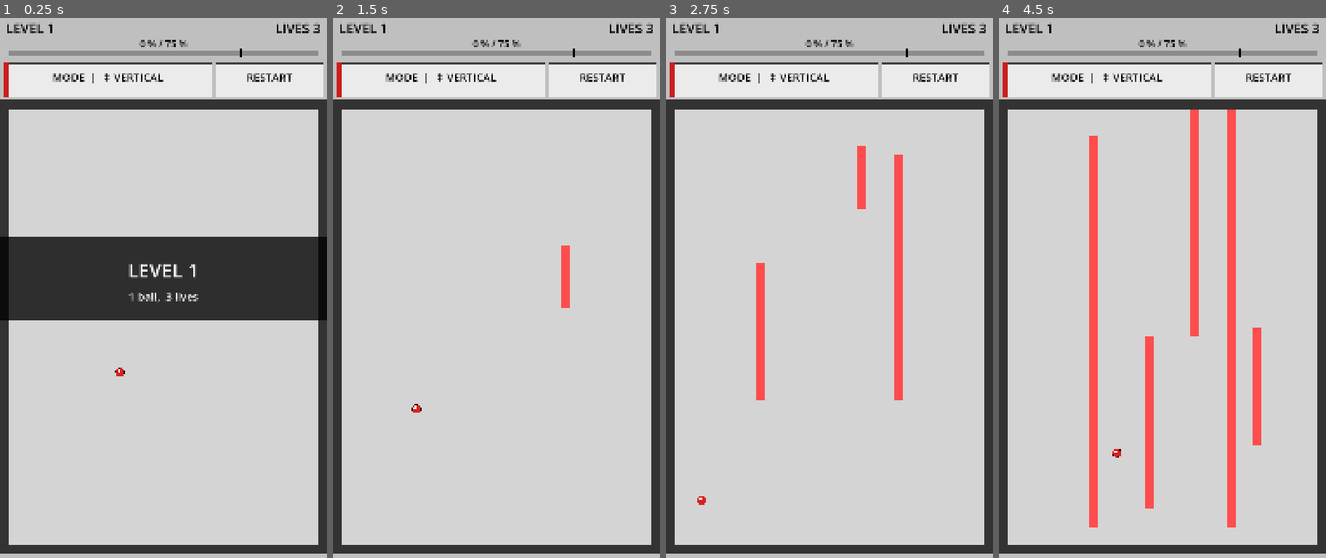
Above: before the commit, frames 1-4 (left to right).
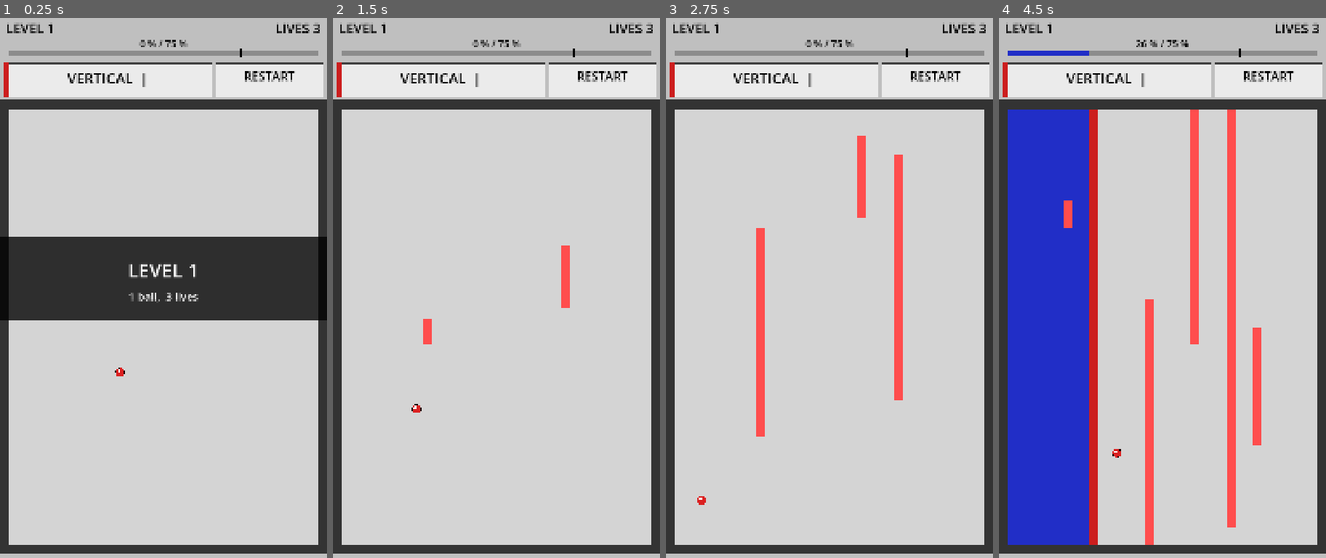
Above: after the commit, the same moments.

Repository: Matswm86/jezzball
Game: Godot game, scene res://scenes/Game.tscn
Two runs of this game, one before a commit and one after it. Both use one fixed random seed, a clock stepped at 60 frames per second and the inputs below.
Inputs (mouse positions are in pixels of both pictures, inside the frame that each line leads up to):
- Up to frame 1 (0.25 s): no input
- Up to frame 2 (1.5 s): tap Enter at 0.5 s; move the mouse to (568, 271) at 0.52 s; click (568, 271) at 0.67 s; drag from (431, 331) to (480, 417) at 1.27 s
- Up to frame 3 (2.75 s): move the mouse to (862, 174) at 2.02 s; click (862, 174) at 2.17 s
- Up to frame 4 (4.5 s): drag from (1146, 417) to (1064, 217) at 2.77 s; move the mouse to (1260, 390) at 3.52 s; click (1260, 390) at 3.67 s; drag from (1064, 217) to (1113, 158) at 4.27 s

The runs differ from the first frame. In frame 1, 0.6% of the frame differs, in the area x 16-90%, y 9-13%; in frame 2, 0.8%; in frame 3, 1.1%; in frame 4, 24%, in the area x 2-90%, y 4-98%.

Commit message:
v0.7.1: ship original v0.2 (with toggle) under jezzball-fresh.apk
User has never actually visually confirmed the full game running on their
phone — every "real game" build returned white. Falling all the way back to
v0.2 (toggle button + saturated palette), shipped under the renamed APK
filename, to determine whether v0.2 itself ever worked or whether my full
game has had a class-load bug since the very first restoration.

If user sees the game with toggle → v0.2 is fine, v0.4+ gesture changes
broke class-load. We then re-add gesture from a known-good base.
If user sees white → my full game has had a class-load bug since v0.1, and
we bisect by reintroducing chunks of v0.2 onto the v0.6 minimal baseline.

Co-Authored-By: Claude Opus 4.7 (1M context) <noreply@anthropic.com>

Diff:
--- a/scripts/Game.gd
+++ b/scripts/Game.gd
@@ -51,6 +51,7 @@
 var play_total := 0
 var state: int = GameState.PLAYING
 var intro_timer := 0.0
+var btn_toggle_flash := 0.0
 var btn_restart_flash := 0.0
 
 var lbl_level: Label
@@ -63,25 +64,19 @@
 var overlay_box: ColorRect
 
 # Control button rects, computed once in _ready.
-var rect_mode: Rect2
+var rect_toggle: Rect2
 var rect_restart: Rect2
-
-# Gesture state: track press location and which cell it landed on (if any).
-# Plain ints + Vector2 to avoid the Vector2i.ZERO / class-const tricks.
-var touch_down_x := 0.0
-var touch_down_y := 0.0
-var touch_cell_x := -1
-var touch_cell_y := -1
 
 func _ready() -> void:
 	randomize()
+	# Toggle takes 66%, Restart takes 33% of the control row.
 	var pad := 12.0
 	var ctrl_top := HUD_H + 8
 	var ctrl_h := CTRL_H - 16
-	var mode_w := (FIELD_W - 3 * pad) * 0.66
-	var restart_w := (FIELD_W - 3 * pad) - mode_w
-	rect_mode = Rect2(pad, ctrl_top, mode_w, ctrl_h)
-	rect_restart = Rect2(pad + mode_w + pad, ctrl_top, restart_w, ctrl_h)
+	var toggle_w := (FIELD_W - 3 * pad) * 0.66
+	var restart_w := (FIELD_W - 3 * pad) - toggle_w
+	rect_toggle = Rect2(pad, ctrl_top, toggle_w, ctrl_h)
+	rect_restart = Rect2(pad + toggle_w + pad, ctrl_top, restart_w, ctrl_h)
 	_build_ui()
 	_start_level(1)
 
@@ -102,9 +97,9 @@
 	lbl_lives = _make_label(Vector2(FIELD_W - 520, 18), 500, 44, HORIZONTAL_ALIGNMENT_RIGHT)
 	# HUD bottom row: percent text centered above progress bar
 	lbl_pct = _make_label(Vector2(0, 78), FIELD_W, 32, HORIZONTAL_ALIGNMENT_CENTER)
-	# Mode-indicator panel (read-only) + restart button.
-	lbl_orient = _make_label(rect_mode.position + Vector2(0, 18), rect_mode.size.x, 36, HORIZONTAL_ALIGNMENT_CENTER)
-	lbl_restart = _make_label(rect_restart.position + Vector2(0, 18), rect_restart.size.x, 36, HORIZONTAL_ALIGNMENT_CENTER)
+	# Toggle and restart button labels
+	lbl_orient = _make_label(rect_toggle.position + Vector2(0, 12), rect_toggle.size.x, 48, HORIZONTAL_ALIGNMENT_CENTER)
+	lbl_restart = _make_label(rect_restart.position + Vector2(0, 12), rect_restart.size.x, 40, HORIZONTAL_ALIGNMENT_CENTER)
 	lbl_restart.text = "RESTART"
 	# Overlay backdrop + title/sub labels
 	overlay_box = ColorRect.new()
@@ -163,6 +158,8 @@
 			_update_balls(delta)
 			_check_wall_hits()
 			_check_win()
+	if btn_toggle_flash > 0.0:
+		btn_toggle_flash = max(0.0, btn_toggle_flash - delta * 4.0)
 	if btn_restart_flash > 0.0:
 		btn_restart_flash = max(0.0, btn_restart_flash - delta * 4.0)
 	_refresh_ui()
@@ -177,7 +174,7 @@
 	if play_total > 0:
 		pct = int(round(float(captured) / float(play_total) * 100.0))
 	lbl_pct.text = "%d %% / %d %%" % [pct, int(TARGET * 100)]
-	lbl_orient.text = ("MODE  |  ↕ VERTICAL" if orient_vertical else "MODE  |  ↔ HORIZONTAL")
+	lbl_orient.text = ("VERTICAL  |" if orient_vertical else "HORIZONTAL  =")
 	var show_overlay := false
 	var t_text := ""
 	var s_text := ""
@@ -352,10 +349,6 @@
 		state = GameState.LEVEL_WIN
 
 func _input(event: InputEvent) -> void:
-	# Only handle screen-touch and mouse-button events. NO InputEventScreenDrag
-	# class reference (which seems to break class-load on the user's Android
-	# runtime, same family as the sign() bug). Direction is determined by
-	# comparing touch-up position to recorded touch-down position.
 	var pressed := false
 	var p := Vector2.ZERO
 	if event is InputEventScreenTouch:
@@ -366,54 +359,38 @@
 		p = event.position
 	else:
 		return
-
-	if pressed:
-		# Record where the finger went down.
-		touch_down_x = p.x
-		touch_down_y = p.y
-		touch_cell_x = -1
-		touch_cell_y = -1
-		# State overlays still want to react on touch-down for snappy feel.
-		if state == GameState.LEVEL_WIN:
-			var nxt := level + 1
-			if nxt > MAX_LEVEL:
-				nxt = 1
-			_start_level(nxt)
-			return
-		if state == GameState.LEVEL_LOSE:
-			_start_level(level)
-			return
-		if rect_restart.has_point(p):
-			# Defer the actual restart to release so a stray touch doesn't
-			# reset on a casual press, but flag the press so we know.
-			return
-		# Inside field — record cell, but don't start wall yet.
-		if p.y >= FIELD_Y and p.y < FIELD_Y + FIELD_H and p.x >= FIELD_X and p.x < FIELD_X + FIELD_W:
-			var cx := int((p.x - FIELD_X) / CELL)
-			var cy := int((p.y - FIELD_Y) / CELL)
-			if cx >= 1 and cx < COLS - 1 and cy >= 1 and cy < ROWS - 1 and grid[cx][cy] == CellState.EMPTY:
-				touch_cell_x = cx
-				touch_cell_y = cy
-		return
-
-	# RELEASED.
-	if state != GameState.PLAYING:
+	if not pressed:
+		return
+
+	# End-of-level overlays consume the tap regardless of where it lands.
+	if state == GameState.LEVEL_WIN:
+		var nxt := level + 1
+		if nxt > MAX_LEVEL:
+			nxt = 1
+		_start_level(nxt)
+		return
+	if state == GameState.LEVEL_LOSE:
+		_start_level(level)
+		return
+
+	# Top-mounted control row first.
+	if rect_toggle.has_point(p):
+		orient_vertical = !orient_vertical
+		btn_toggle_flash = 0.25
+		queue_redraw()
 		return
 	if rect_restart.has_point(p):
 		btn_restart_flash = 0.25
 		_start_level(level)
 		return
-	# If we recorded a valid field cell on press, commit a wall there.
-	if touch_cell_x >= 0:
-		var dx := abs(p.x - touch_down_x)
-		var dy := abs(p.y - touch_down_y)
-		if dx > 30.0 or dy > 30.0:
-			# Direction follows the bigger axis of the swipe.
-			orient_vertical = dy >= dx
-		# else: keep previous orient (consecutive taps stay same direction).
-		if grid[touch_cell_x][touch_cell_y] == CellState.EMPTY:
-			_start_wall(touch_cell_x, touch_cell_y)
-		touch_cell_x = -1
+
+	# Otherwise treat as a wall-start tap inside the field.
+	if p.y >= FIELD_Y and p.y < FIELD_Y + FIELD_H and p.x >= FIELD_X and p.x < FIELD_X + FIELD_W:
+		var cx := int((p.x - FIELD_X) / CELL)
+		var cy := int((p.y - FIELD_Y) / CELL)
+		if cx >= 1 and cx < COLS - 1 and cy >= 1 and cy < ROWS - 1:
+			if grid[cx][cy] == CellState.EMPTY:
+				_start_wall(cx, cy)
 
 func _start_wall(cx: int, cy: int) -> void:
 	var w := {
@@ -449,12 +426,14 @@
 	draw_line(Vector2(target_x, bar_y - 6), Vector2(target_x, bar_y + 28), COL_TEXT, 3)
 
 func _draw_controls() -> void:
-	# Mode panel (read-only — orientation comes from finger gesture in field).
-	draw_rect(rect_mode, COL_BTN, true)
-	draw_rect(rect_mode, COL_BTN_BORDER, false, 4)
-	# Color stripe on the left side: red for vertical, blue for horizontal.
-	var stripe_col := COL_WALL if orient_vertical else COL_CAPTURED
-	draw_rect(Rect2(rect_mode.position, Vector2(14, rect_mode.size.y)), stripe_col, true)
+	# Toggle button.
+	var tcol := COL_BTN_PRESSED if btn_toggle_flash > 0.0 else COL_BTN
+	draw_rect(rect_toggle, tcol, true)
+	draw_rect(rect_toggle, COL_BTN_BORDER, false, 4)
+	# Mode-color stripe down the left edge of the button so you can see the
+	# current orientation at a glance even before reading the label.
+	var stripe := Rect2(rect_toggle.position + Vector2(0, 0), Vector2(14, rect_toggle.size.y))
+	draw_rect(stripe, COL_WALL if orient_vertical else COL_CAPTURED, true)
 	# Restart button.
 	var rcol := COL_BTN_PRESSED if btn_restart_flash > 0.0 else COL_BTN
 	draw_rect(rect_restart, rcol, true)
